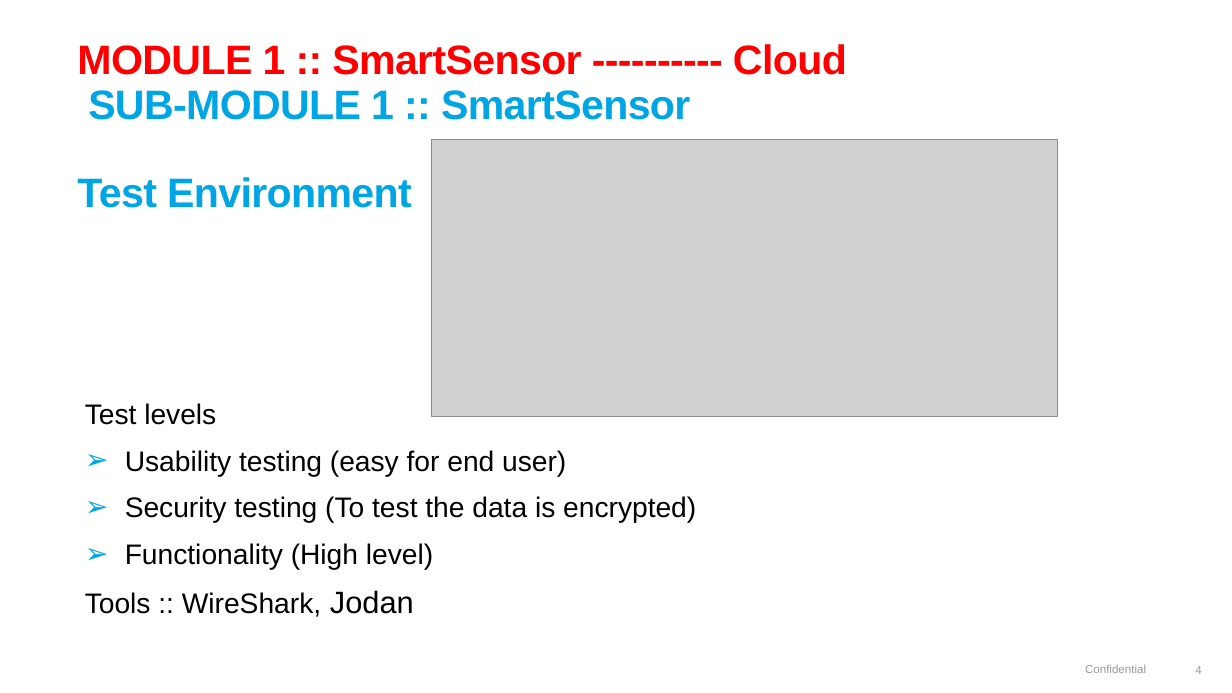
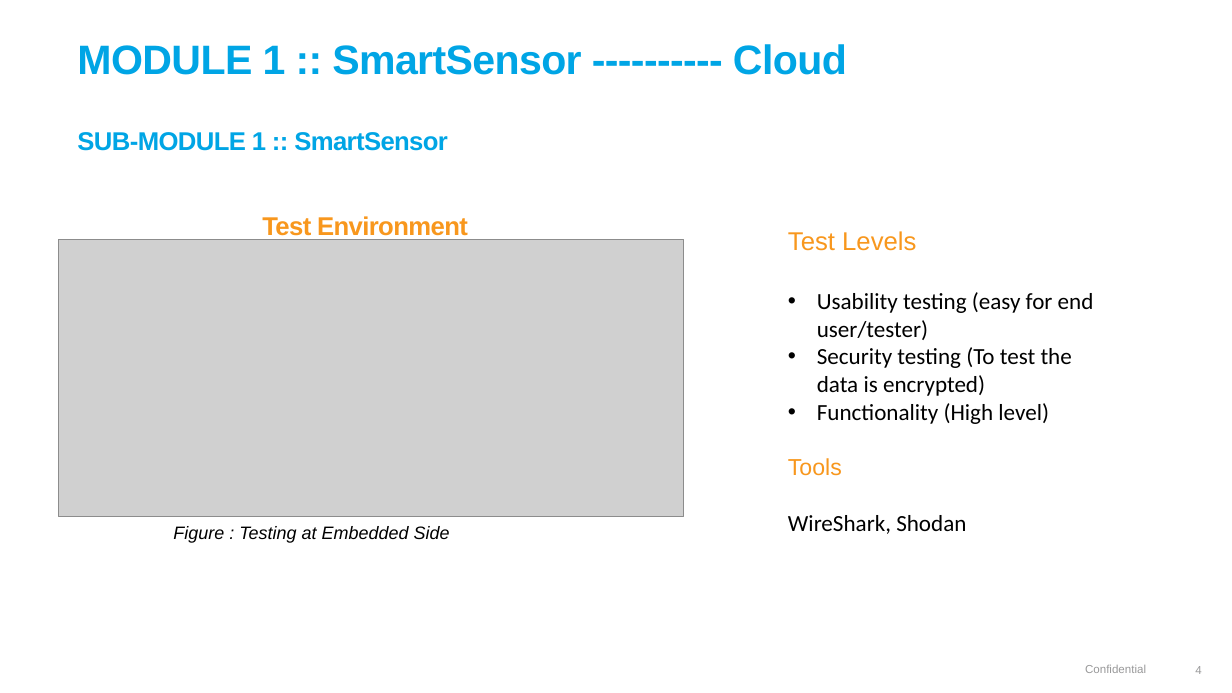
Before and after one commit to lasse1900/test_assignment_30032022, a slide deck: slide 4 of QA SIMULATION PROJECT.pptx. Drawn at 1232x693 pixels with LibreOffice and Linux fonts; fonts in the diff are those of the drawing; grey boxes stand for pictures; background and template pictures are left out. Boxes give left, top, right and bottom in pixels: in the first picture for what was removed or moved away, otherwise in the second. Text is boxed around its words. In the diff, an @@ line names an element or a change of style, - is before the commit and + after.

```diff
--- a/QA SIMULATION PROJECT.pptx
+++ b/QA SIMULATION PROJECT.pptx
@@ title "MODULE 1 :: SmartSensor ---------- ..." at [77,44,847,241]: size 32 to 20 pt in "SUB-MODULE 1 :: SmartSensor Test Environment"; text colour #FF0000 to #00A5E5 in "MODULE 1 :: SmartSensor ---------- Cloud"; text colour #00A5E5 to #F8971D in "Test Environment" @@
@@ picture: place and size @@
-picture at [432,140,1057,417]
+picture at [58,239,684,517]
@@ text "Test Levels": place and size @@
-text "Test Levels" at [85,403,696,617]
+text "Test Levels" at [788,231,1094,534]
@@ text at [788,231,1094,340]: text changed; size 22 to 18 pt; font Arial to Calibri @@
-Test levels
-➢ Usability testing (easy for end user)
+Test Levels
+• Usability testing (easy for end user/tester)
@@ text at [817,347,1072,424]: size 22 to 18 pt, font Arial to Calibri in "Security testing (To test the data is ...", "Functionality (High level)"; bullet ➢ to •; less space between paragraphs @@
@@ text at [788,458,966,534]: text changed; size 22 to 18 pt; font Arial to Calibri @@
-Tools :: WireShark, Jodan
+Tools
+WireShark, Shodan
@@ text added at [173,526,450,543], 14 pt, text #000000, italic @@
+Figure : Testing at Embedded Side
```
Also in this commit, not shown: 10 other slides changed, 1 other file.
